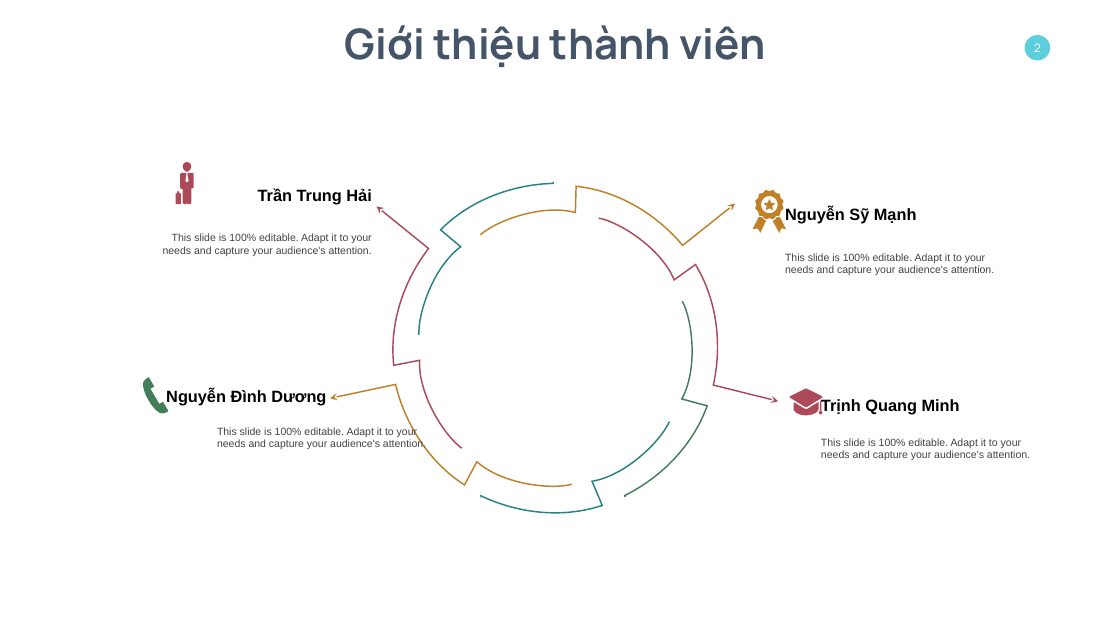
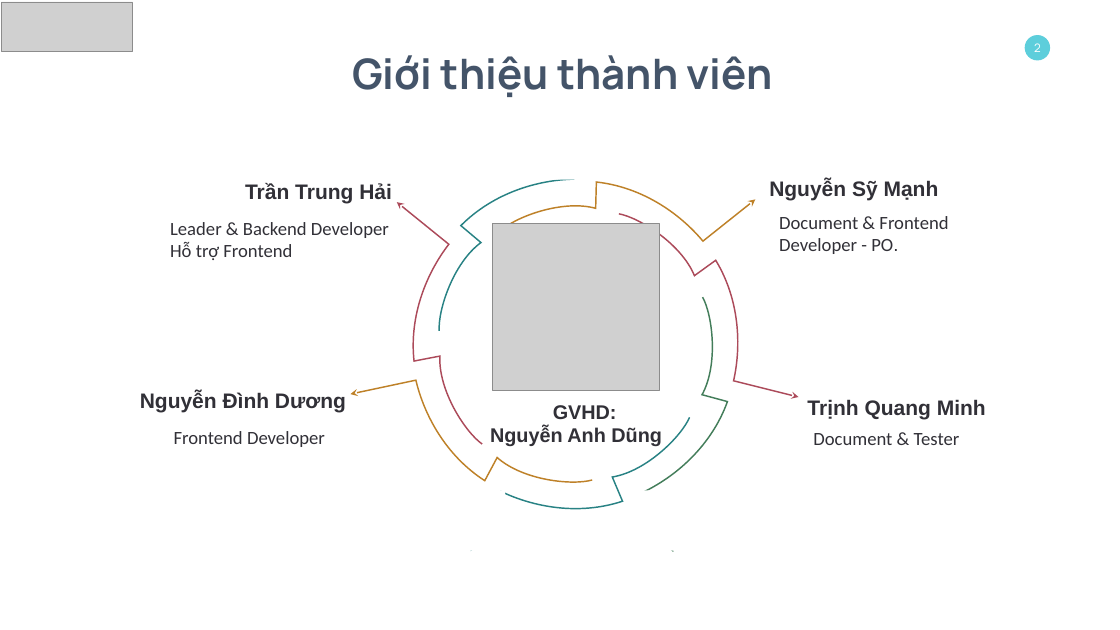
Before and after one commit to ManhSyNguyen/duan2021, a slide deck: slide 2 of Tai lieu/Technology Infographics Powerpoint Template.pptx. Drawn at 1120x630 pixels with LibreOffice and Linux fonts; fonts in the diff are those of the drawing; grey boxes stand for pictures. Boxes give left, top, right and bottom in pixels: in the first picture for what was removed or moved away, otherwise in the second. Text is boxed around its words. In the diff, an @@ line names an element or a change of style, - is before the commit and + after.

```diff
--- a/Tai lieu/Technology Infographics Powerpoint Template.pptx
+++ b/Tai lieu/Technology Infographics Powerpoint Template.pptx
@@ picture added at bbox=[1, 2, 132, 51] @@
@@ title "Giới thiệu thành viên": place and size @@
-title "Giới thiệu thành viên" at bbox=[345, 25, 765, 67]
+title "Giới thiệu thành viên" at bbox=[352, 55, 773, 97]
@@ rectangle: place and size @@
-rectangle at bbox=[496, 100, 651, 182]
+rectangle at bbox=[481, 98, 636, 180]
@@ text "Trần Trung Hải": place and size @@
-text "Trần Trung Hải" at bbox=[258, 188, 371, 205]
+text "Trần Trung Hải" at bbox=[245, 183, 392, 203]
@@ size 28 to 36 pt, text colour #000000 to #313037 in 4 elements at bbox=[245, 183, 392, 203], bbox=[807, 399, 986, 420], bbox=[140, 392, 346, 413], bbox=[769, 180, 939, 201] @@
@@ text "Nguyễn Sỹ Mạnh": place and size @@
-text "Nguyễn Sỹ Mạnh" at bbox=[785, 207, 917, 224]
+text "Nguyễn Sỹ Mạnh" at bbox=[769, 180, 939, 201]
@@ text at bbox=[170, 222, 389, 260]: text changed; size 18 to 32 pt; font Arial to Calibri; text colour #434343 to #313037 @@
-This slide is 100% editable. Adapt it to your needs and capture your audience's attention.
+Leader & Backend Developer Hỗ trợ Frontend
@@ picture added at bbox=[492, 223, 659, 390] @@
@@ text at bbox=[779, 216, 948, 254]: text changed; size 18 to 32 pt; font Arial to Calibri; text colour #434343 to #313037 @@
-This slide is 100% editable. Adapt it to your needs and capture your audience's attention.
+Document & Frontend Developer - PO.
@@ 7 freeform shapes: place and size @@
-7 freeform shapes at bbox=[292, 99, 811, 616]
+7 freeform shapes at bbox=[312, 94, 831, 612]
@@ text "Nguyễn Đình Dương": place and size @@
-text "Nguyễn Đình Dương" at bbox=[166, 388, 326, 405]
+text "Nguyễn Đình Dương" at bbox=[140, 392, 346, 413]
@@ group removed at bbox=[137, 162, 823, 415]: 9 freeform shapes @@
@@ text added at bbox=[490, 405, 662, 446], 34 pt, text #313037, bold @@
+GVHD:
+Nguyễn Anh Dũng
@@ text "Trịnh Quang Minh": place and size @@
-text "Trịnh Quang Minh" at bbox=[821, 399, 960, 415]
+text "Trịnh Quang Minh" at bbox=[807, 399, 986, 420]
@@ text at bbox=[174, 431, 325, 447]: text changed; size 18 to 32 pt; font Arial to Calibri; text colour #434343 to #313037 @@
-This slide is 100% editable. Adapt it to your needs and capture your audience's attention.
+Frontend Developer
@@ text at bbox=[813, 433, 960, 445]: text changed; size 18 to 32 pt; font Arial to Calibri; text colour #434343 to #313037 @@
-This slide is 100% editable. Adapt it to your needs and capture your audience's attention.
+Document & Tester
@@ rectangle: place and size @@
-rectangle at bbox=[624, 497, 747, 558]
+rectangle at bbox=[382, 490, 505, 551]
@@ rectangle: place and size @@
-rectangle at bbox=[358, 496, 480, 557]
+rectangle at bbox=[641, 490, 764, 551]
```
Also in this commit, not shown: 2 other slides changed, 5 other files.
